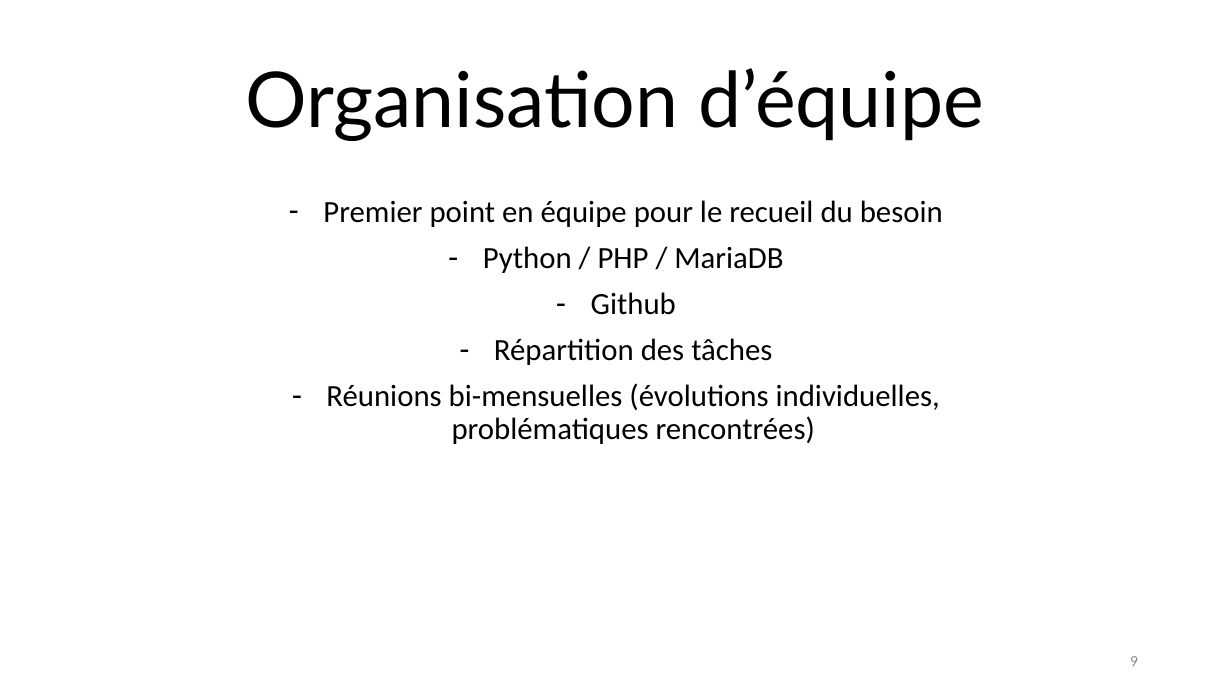
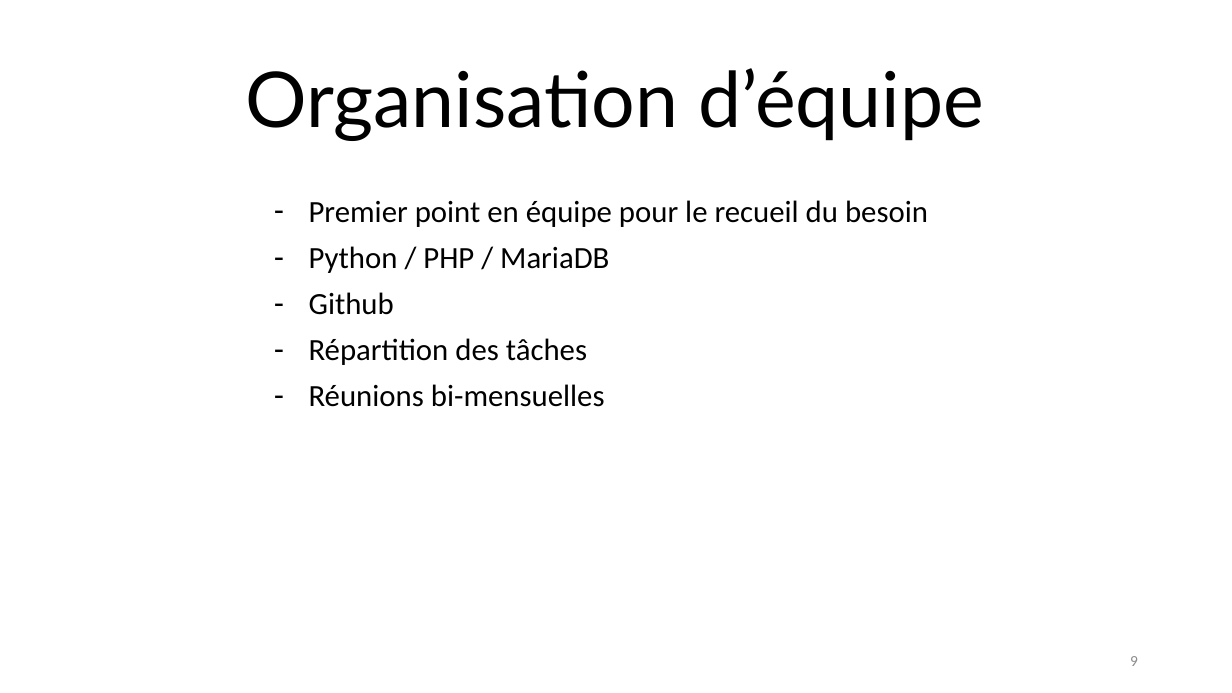
Before and after one commit to chopinvictor/CUBES-2, a slide deck: slide 9 of Présentation CUBE 2.pptx. Drawn at 1232x693 pixels with LibreOffice and Linux fonts; fonts in the diff are those of the drawing; background and template pictures are left out. Boxes give left, top, right and bottom in pixels: in the first picture for what was removed or moved away, otherwise in the second. Text is boxed around its words. In the diff, an @@ line names an element or a change of style, - is before the commit and + after.

```diff
--- a/Présentation CUBE 2.pptx
+++ b/Présentation CUBE 2.pptx
@@ subtitle at [309,200,928,365]: alignment centre to left @@
@@ subtitle at [309,384,605,407]: text changed @@
-– Réunions bi-mensuelles (évolutions individuelles, problématiques rencontrées)
+– Réunions bi-mensuelles
```
Also in this commit, not shown: 4 other slides changed.
